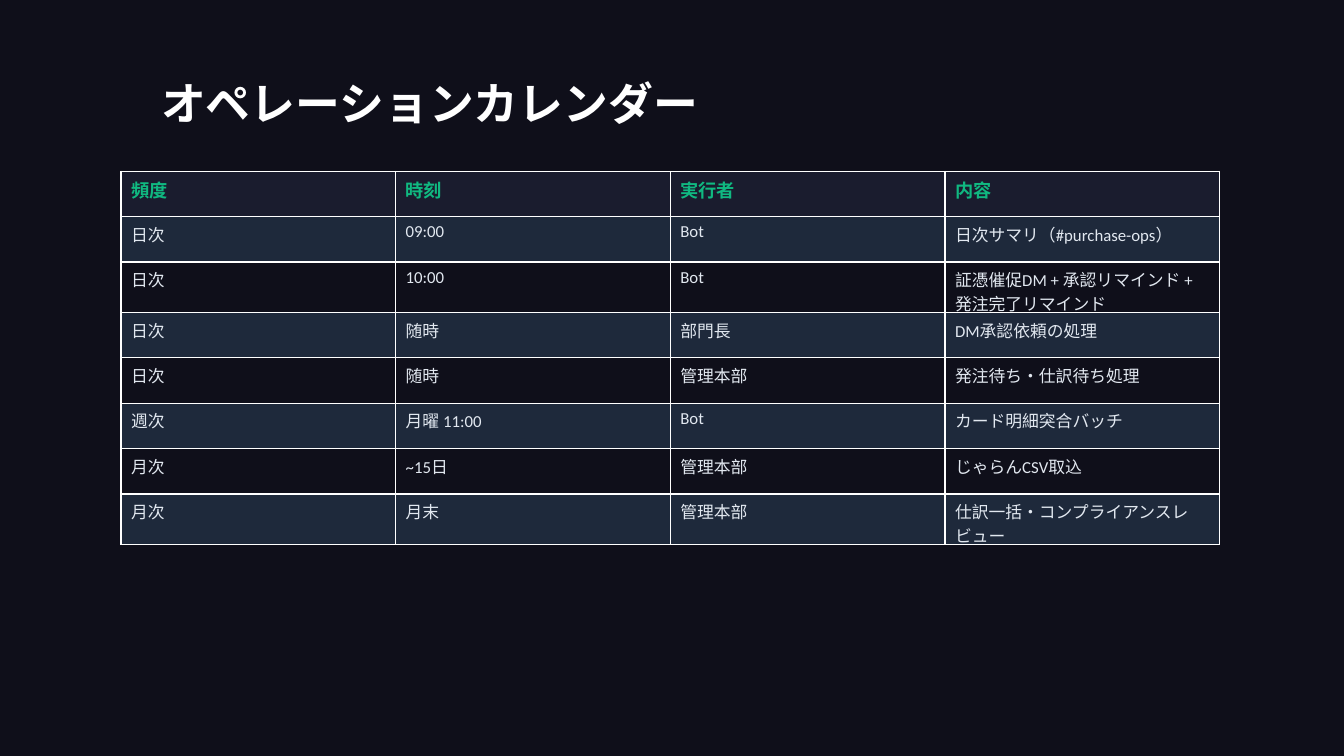
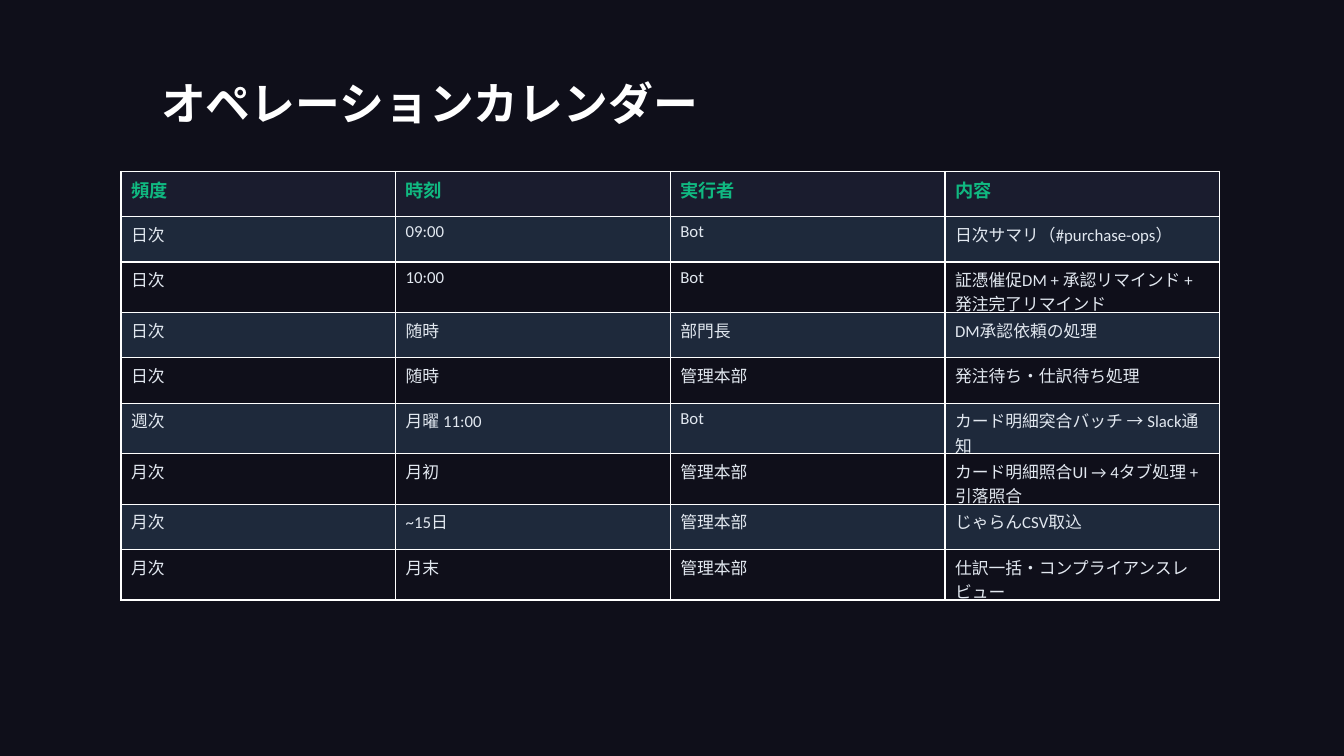
Before and after one commit to takeshiizawa123/next-procurement-poc, a slide deck: slide 29 of docs/operational-guide.pptx (slide 25 before the commit). Drawn at 1344x756 pixels with LibreOffice and Linux fonts; fonts in the diff are those of the drawing. Boxes give left, top, right and bottom in pixels: in the first picture for what was removed or moved away, otherwise in the second. Text is boxed around its words. In the diff, an @@ line names an element or a change of style, - is before the commit and + after.

```diff
--- a/docs/operational-guide.pptx
+++ b/docs/operational-guide.pptx
@@ table at [121, 171, 1222, 605] @@
-row 6: 週次 | 月曜 11:00 | Bot | カード明細突合バッチ
+row 6: 週次 | 月曜 11:00 | Bot | カード明細突合バッチ → Slack通知
+row 7: 月次 | 月初 | 管理本部 | カード明細照合UI → 4タブ処理 + 引落照合
```
Also in this commit, not shown: 3 other slides changed, 4 slides added, 3 other files.
